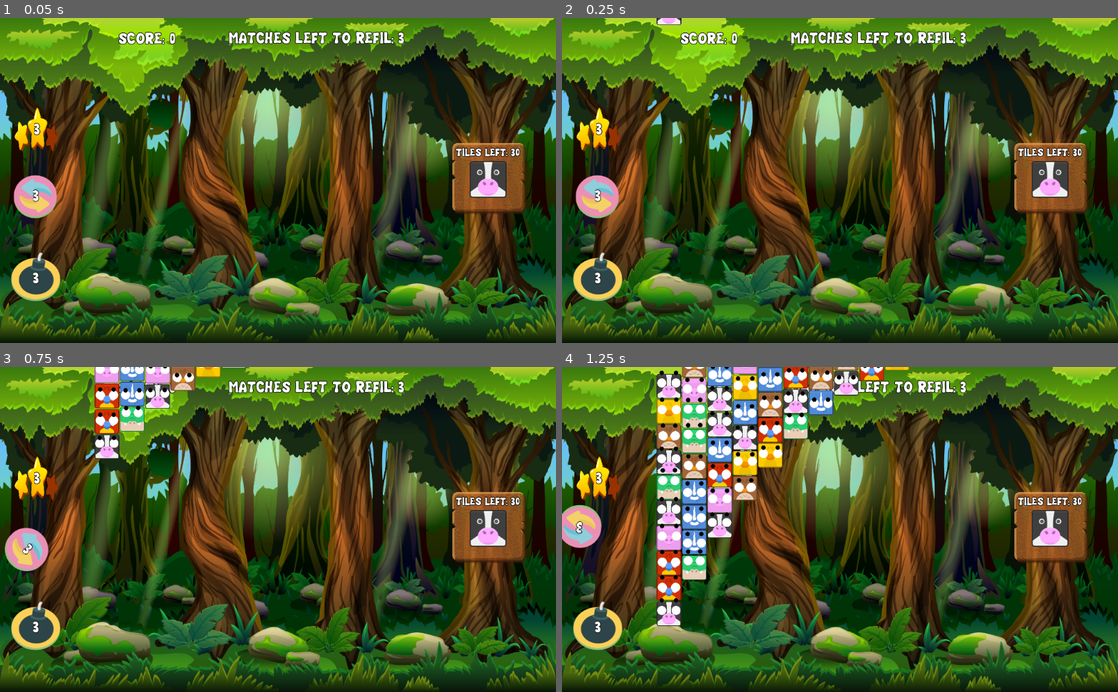
Above: before the commit, frames 1-4 (two rows, left to right).
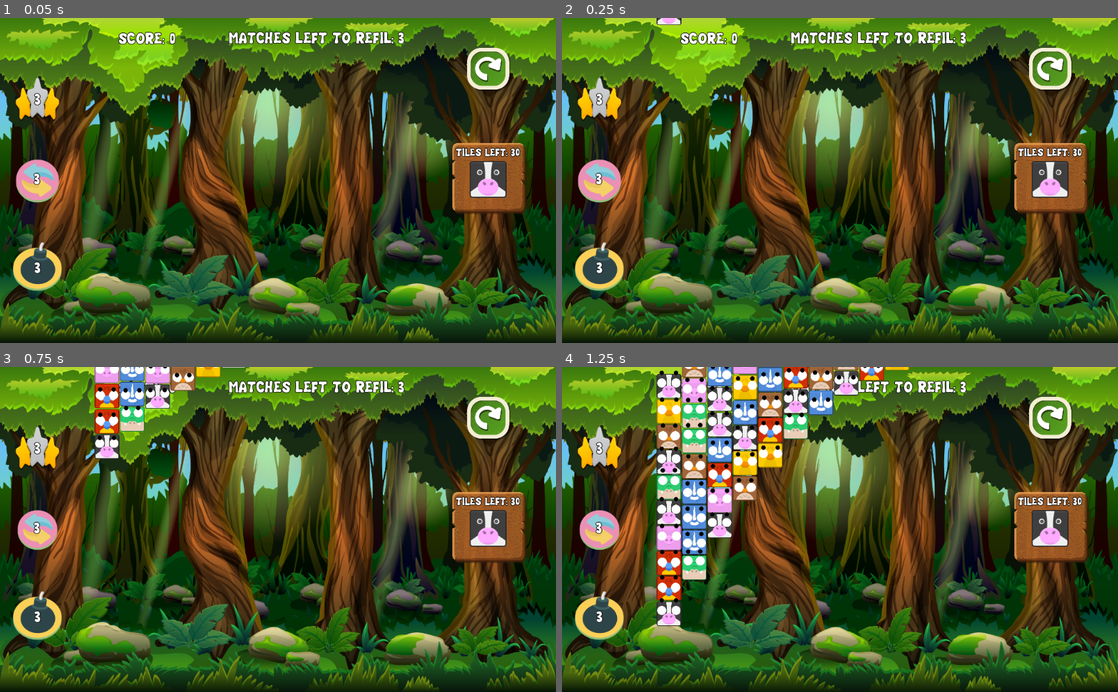
Above: after the commit, the same moments.

Repository: borkoDimitrov/AnimalBlocks
Game: Godot game, scene res://LevelManager.tscn
Two runs of this game, one before a commit and one after it. Both use one fixed random seed, a clock stepped at 60 frames per second and the inputs below.
Inputs (mouse positions are in pixels of both pictures, inside the frame that each line leads up to):
- Up to frame 1 (0.05 s): no input
- Up to frame 2 (0.25 s): no input
- Up to frame 3 (0.75 s): click (33, 545) at 0.52 s
- Up to frame 4 (1.25 s): no input

The runs differ from the first frame. In frame 1, 4.0% of the frame differs, in the area x 2-92%, y 9-88%; in frame 2, 4.0%; in frame 3, 4.2%, in the area x 0-92%, y 9-88%; in frame 4, 4.1%.

Commit message:
Add better skill effects and restart option

Diff:
--- a/Level/ClassicLevel.tscn
+++ b/Level/ClassicLevel.tscn
@@ -10,3 +10,12 @@
 
 [node name="TextureRect" parent="CanvasLayer" index="0"]
 texture = ExtResource( 3 )
+
+[node name="SwapTiles" parent="CanvasLayer/Skills" index="0"]
+position = Vector2( 70, 300 )
+
+[node name="SmallBomb" parent="CanvasLayer/Skills" index="1"]
+position = Vector2( 70, 460 )
+
+[node name="MatchTwoTiles" parent="CanvasLayer/Skills" index="2"]
+position = Vector2( 70, 150 )
--- a/Level/Level.gd
+++ b/Level/Level.gd
@@ -17,6 +17,7 @@
 	$"%MatchTwoTiles".connect("HANDLE_SET_MATCH_COUNT", self, "HandleSetMatchCount")
 	for skill in $"%Skills".get_children():
 		skill.connect("HANDLE_SKILL_ACTIVATION", self, "HandleSkillActivation")
+	$CanvasLayer/LevelRestart.connect("pressed", self, "OnLevelRestartPressed")
 #	$MusicPlayer.pick_song()
 
 
@@ -115,7 +116,7 @@
 
 	HandleMatchTiles(tile)
 
-func HandleSkillActivation(current_skill):
+func HandleSkillActivation(current_skill):\
 	for skill in $"%Skills".get_children():
 		if skill != current_skill:
 			skill.DeactivateSkill()
@@ -171,3 +172,6 @@
 
 	yield(get_tree().create_timer(1), "timeout")
 	Globals.emit_signal("HANDLE_LEVEL_WON")
+
+func OnLevelRestartPressed():
+	get_tree().reload_current_scene()
--- a/Level/Level.tscn
+++ b/Level/Level.tscn
@@ -1,10 +1,11 @@
-[gd_scene load_steps=13 format=2]
+[gd_scene load_steps=14 format=2]
 
 [ext_resource path="res://Level/Level.gd" type="Script" id=1]
 [ext_resource path="res://Utils/AudioPlayer.gd" type="Script" id=2]
 [ext_resource path="res://Assets/Fonts/CHUBBY.TTF" type="DynamicFontData" id=3]
 [ext_resource path="res://Assets/Sprites/CartoonForest.png" type="Texture" id=4]
 [ext_resource path="res://Utils/MusicPlayer.tscn" type="PackedScene" id=5]
+[ext_resource path="res://Assets/Sprites/UI/restart.png" type="Texture" id=6]
 [ext_resource path="res://Skills/SmallBomb.tscn" type="PackedScene" id=7]
 [ext_resource path="res://Skills/MatchTwoTiles.tscn" type="PackedScene" id=8]
 [ext_resource path="res://Skills/SwapTiles.tscn" type="PackedScene" id=9]
@@ -70,6 +71,14 @@
 unique_name_in_owner = true
 position = Vector2( 53, 186 )
 
+[node name="LevelRestart" type="TextureButton" parent="CanvasLayer"]
+margin_left = 860.0
+margin_top = 55.0
+margin_right = 940.0
+margin_bottom = 135.0
+texture_normal = ExtResource( 6 )
+expand = true
+
 [node name="Floor" type="StaticBody2D" parent="."]
 position = Vector2( 0, 1600 )
 collision_layer = 2
--- a/Level/LevelTileCount.tscn
+++ b/Level/LevelTileCount.tscn
@@ -48,7 +48,7 @@
 position = Vector2( 898, 285 )
 
 [node name="Background" type="TextureRect" parent="CanvasLayer/MatchContainer" index="0"]
-modulate = Color( 1, 1, 1, 0.792157 )
+modulate = Color( 1, 1, 1, 0.894118 )
 margin_left = -65.0
 margin_top = -54.0
 margin_right = 73.0
@@ -71,3 +71,12 @@
 __meta__ = {
 "_edit_lock_": true
 }
+
+[node name="SwapTiles" parent="CanvasLayer/Skills" index="0"]
+position = Vector2( 70, 300 )
+
+[node name="SmallBomb" parent="CanvasLayer/Skills" index="1"]
+position = Vector2( 70, 460 )
+
+[node name="MatchTwoTiles" parent="CanvasLayer/Skills" index="2"]
+position = Vector2( 70, 150 )
--- a/Level/LevelTileDestroyer.tscn
+++ b/Level/LevelTileDestroyer.tscn
@@ -33,12 +33,15 @@
 margin_bottom = 51.0
 
 [node name="SwapTiles" parent="CanvasLayer/Skills" index="0"]
+position = Vector2( 70, 300 )
 skill_uses_left = 2
 
 [node name="SmallBomb" parent="CanvasLayer/Skills" index="1"]
+position = Vector2( 70, 460 )
 skill_uses_left = 2
 
 [node name="MatchTwoTiles" parent="CanvasLayer/Skills" index="2"]
+position = Vector2( 70, 150 )
 skill_uses_left = 2
 
 [node name="Rules" type="Label" parent="CanvasLayer" index="4"]
--- a/Skills/BaseSkill.gd
+++ b/Skills/BaseSkill.gd
@@ -4,7 +4,6 @@
 
 export (int) var skill_uses_left = 3
 var is_active = false
-var rotation_speed = 0
 
 func _ready():
 	$RichTextLabel.text = str(skill_uses_left)
@@ -21,11 +20,11 @@
 
 	emit_signal("HANDLE_SKILL_ACTIVATION", self)
 	is_active = true
-	rotation_speed = 5
+	$AnimationPlayer.play("Pulse")
 
 func DeactivateSkill():
 	is_active = false
-	rotation_speed = 0
+	$AnimationPlayer.play("RESET")
 	rotation = 0
 
 func IsActive() -> bool:
@@ -46,6 +45,3 @@
 
 func HandleTileClick(_tile) -> bool:
 	return false
-
-func _physics_process(delta):
-	rotate(rotation_speed * delta)
--- a/Skills/BaseSkill.tscn
+++ b/Skills/BaseSkill.tscn
@@ -1,6 +1,62 @@
-[gd_scene load_steps=2 format=2]
+[gd_scene load_steps=4 format=2]
 
 [ext_resource path="res://Skills/BaseSkill.gd" type="Script" id=1]
+
+[sub_resource type="Animation" id=1]
+resource_name = "Pulse"
+length = 0.8
+loop = true
+tracks/0/type = "value"
+tracks/0/path = NodePath("TextureButton:rect_scale")
+tracks/0/interp = 1
+tracks/0/loop_wrap = true
+tracks/0/imported = false
+tracks/0/enabled = true
+tracks/0/keys = {
+"times": PoolRealArray( 0, 0.2, 0.4, 0.6, 0.8 ),
+"transitions": PoolRealArray( 1, 1, 1, 1, 1 ),
+"update": 0,
+"values": [ Vector2( 1, 1 ), Vector2( 0.9, 0.9 ), Vector2( 0.8, 0.8 ), Vector2( 0.9, 0.9 ), Vector2( 1, 1 ) ]
+}
+
+[sub_resource type="Animation" id=2]
+length = 0.001
+tracks/0/type = "value"
+tracks/0/path = NodePath("TextureButton:rect_scale")
+tracks/0/interp = 1
+tracks/0/loop_wrap = true
+tracks/0/imported = false
+tracks/0/enabled = true
+tracks/0/keys = {
+"times": PoolRealArray( 0 ),
+"transitions": PoolRealArray( 1 ),
+"update": 0,
+"values": [ Vector2( 1, 1 ) ]
+}
+tracks/1/type = "value"
+tracks/1/path = NodePath("RichTextLabel:rect_pivot_offset")
+tracks/1/interp = 1
+tracks/1/loop_wrap = true
+tracks/1/imported = false
+tracks/1/enabled = true
+tracks/1/keys = {
+"times": PoolRealArray( 0 ),
+"transitions": PoolRealArray( 1 ),
+"update": 0,
+"values": [ Vector2( 20, 20 ) ]
+}
+tracks/2/type = "value"
+tracks/2/path = NodePath("RichTextLabel:rect_scale")
+tracks/2/interp = 1
+tracks/2/loop_wrap = true
+tracks/2/imported = false
+tracks/2/enabled = true
+tracks/2/keys = {
+"times": PoolRealArray( 0 ),
+"transitions": PoolRealArray( 1 ),
+"update": 0,
+"values": [ Vector2( 1, 1 ) ]
+}
 
 [node name="BaseSkill" type="Node2D"]
 script = ExtResource( 1 )
@@ -12,5 +68,10 @@
 [node name="RichTextLabel" type="RichTextLabel" parent="."]
 margin_right = 40.0
 margin_bottom = 40.0
+rect_pivot_offset = Vector2( 20, 20 )
+
+[node name="AnimationPlayer" type="AnimationPlayer" parent="."]
+anims/Pulse = SubResource( 1 )
+anims/RESET = SubResource( 2 )
 
 [connection signal="pressed" from="TextureButton" to="." method="OnButtonPressed"]
--- a/Skills/MatchTwoTiles.tscn
+++ b/Skills/MatchTwoTiles.tscn
@@ -2,24 +2,26 @@
 
 [ext_resource path="res://Skills/MatchTwoTiles.gd" type="Script" id=1]
 [ext_resource path="res://Skills/BaseSkill.tscn" type="PackedScene" id=2]
-[ext_resource path="res://Assets/Sprites/Icons/2Star.png" type="Texture" id=3]
+[ext_resource path="res://Assets/Sprites/Icons/match_skill.png" type="Texture" id=3]
 [ext_resource path="res://normal_font.tres" type="DynamicFont" id=4]
 
 [node name="MatchTwoTiles" instance=ExtResource( 2 )]
 script = ExtResource( 1 )
 
 [node name="TextureButton" parent="." index="0"]
-margin_left = -26.0
-margin_top = -20.0
-margin_right = 54.0
-margin_bottom = 60.0
+margin_left = -41.0
+margin_top = -40.0
+margin_right = 39.0
+rect_pivot_offset = Vector2( 40, 40 )
 texture_normal = ExtResource( 3 )
 expand = true
 
 [node name="RichTextLabel" parent="." index="1"]
-margin_left = 10.0
-margin_top = 2.0
-margin_right = 33.0
-margin_bottom = 45.0
+margin_left = -6.0
+margin_top = -17.0
+margin_right = 19.0
+margin_bottom = 26.0
+rect_pivot_offset = Vector2( 20, 20 )
+rect_clip_content = false
 mouse_filter = 2
 custom_fonts/normal_font = ExtResource( 4 )
--- a/Skills/SmallBomb.tscn
+++ b/Skills/SmallBomb.tscn
@@ -13,13 +13,15 @@
 margin_top = -46.0
 margin_right = 44.0
 margin_bottom = 44.0
+rect_pivot_offset = Vector2( 45, 45 )
 texture_normal = ExtResource( 1 )
 expand = true
 
 [node name="RichTextLabel" parent="." index="1"]
 margin_left = -6.0
 margin_top = -16.0
-margin_right = 17.0
-margin_bottom = 26.0
+margin_right = 7.0
+margin_bottom = 23.0
 mouse_filter = 2
 custom_fonts/normal_font = ExtResource( 4 )
+text = "3"
--- a/Skills/SwapTiles.tscn
+++ b/Skills/SwapTiles.tscn
@@ -12,18 +12,21 @@
 }
 
 [node name="TextureButton" parent="." index="0"]
-margin_left = -23.0
-margin_top = -23.0
-margin_right = 57.0
-margin_bottom = 57.0
+margin_left = -41.0
+margin_top = -39.0
+margin_right = 39.0
+margin_bottom = 41.0
+rect_pivot_offset = Vector2( 41, 39 )
 texture_normal = ExtResource( 2 )
 expand = true
 
 [node name="RichTextLabel" parent="." index="1"]
-margin_left = 13.0
-margin_top = -2.0
-margin_right = 43.0
-margin_bottom = 41.0
+margin_left = -7.0
+margin_top = -20.0
+margin_right = 23.0
+margin_bottom = 23.0
+rect_pivot_offset = Vector2( 20, 20 )
+rect_clip_content = false
 mouse_filter = 2
 custom_fonts/normal_font = ExtResource( 4 )
 meta_underlined = false
--- /dev/null
+++ b/UI/StartMenu.tscn
@@ -0,0 +1,66 @@
+[gd_scene load_steps=4 format=2]
+
+[ext_resource path="res://Assets/Sprites/CartoonForest3.png" type="Texture" id=1]
+[ext_resource path="res://Assets/Sprites/UI/button.png" type="Texture" id=2]
+[ext_resource path="res://normal_font.tres" type="DynamicFont" id=3]
+
+[node name="StartMenu" type="Control"]
+anchor_right = 1.0
+anchor_bottom = 1.0
+
+[node name="TextureRect" type="TextureRect" parent="."]
+margin_right = 1024.0
+margin_bottom = 600.0
+texture = ExtResource( 1 )
+expand = true
+
+[node name="ClassicGame" type="TextureButton" parent="."]
+margin_left = 397.0
+margin_top = 151.0
+margin_right = 628.0
+margin_bottom = 242.0
+texture_normal = ExtResource( 2 )
+expand = true
+
+[node name="Label" type="Label" parent="ClassicGame"]
+margin_left = 27.0
+margin_top = 28.0
+margin_right = 205.0
+margin_bottom = 66.0
+custom_fonts/font = ExtResource( 3 )
+text = "CLASSIC GAME"
+__meta__ = {
+"_edit_lock_": true
+}
+
+[node name="Survival" type="TextureButton" parent="."]
+margin_left = 403.0
+margin_top = 272.0
+margin_right = 618.0
+margin_bottom = 355.0
+texture_normal = ExtResource( 2 )
+expand = true
+
+[node name="Label" type="Label" parent="Survival"]
+margin_left = 43.0
+margin_top = 23.0
+margin_right = 173.0
+margin_bottom = 61.0
+custom_fonts/font = ExtResource( 3 )
+text = "SURVIVAL"
+
+[node name="Survival2" type="TextureButton" parent="."]
+margin_left = 412.0
+margin_top = 384.0
+margin_right = 603.0
+margin_bottom = 456.0
+texture_normal = ExtResource( 2 )
+expand = true
+
+[node name="Label" type="Label" parent="Survival2"]
+margin_left = 63.0
+margin_top = 19.0
+margin_right = 132.0
+margin_bottom = 57.0
+custom_fonts/font = ExtResource( 3 )
+text = "EXIT"
Binary file removed: Assets/Sprites/Icons/2Star.png
Binary file added: Assets/Sprites/Icons/match_skill.png
Not shown, added: Assets/Sprites/Icons/match_skill.png.import
Binary file added: Assets/Sprites/UI/button.png
Not shown, added: Assets/Sprites/UI/button.png.import
Binary file added: Assets/Sprites/UI/restart.png
Not shown, changed: Assets/Sprites/UI/restart.png.import
